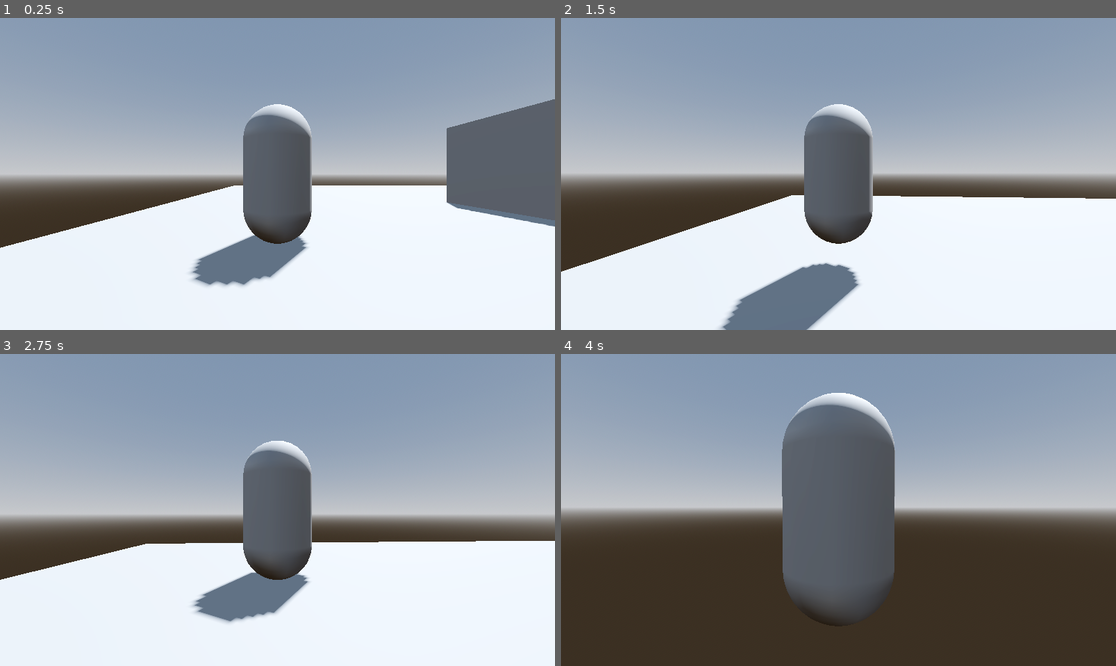
Above: before the commit, frames 1-4 (two rows, left to right).
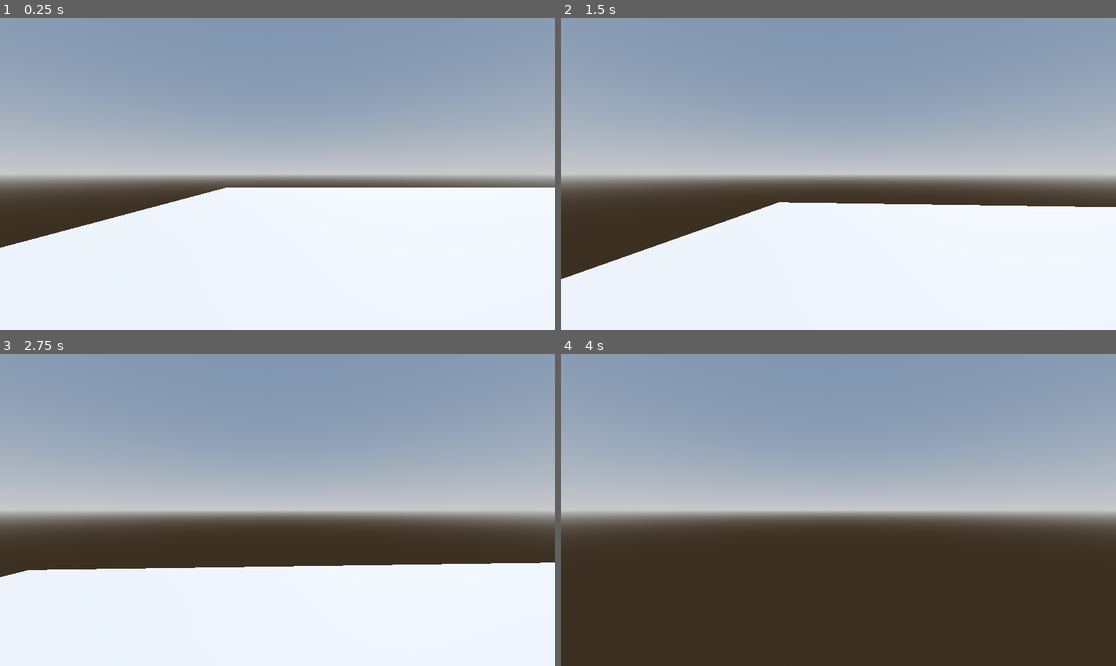
Above: after the commit, the same moments.

Repository: CrispyMD/Escape-The-Establishment
Game: Godot game, scene res://scenes/main_level.tscn
The game is run twice, just before and just after one commit, with the same random seed, the same clock (stepped at 60 frames per second) and the same inputs.
Inputs (mouse positions are in pixels of both pictures, inside the frame that each line leads up to):
- Up to frame 1 (0.25 s): no input
- Up to frame 2 (1.5 s): tap Enter at 0.5 s; move the mouse to (866, 174) at 0.52 s; hold W (forward) from 0.53 s (still down); tap Q (ability) at 0.6, 1.35 s; tap Space (jump) at 0.77 s; move the mouse to (810, 174) at 1.27 s
- Up to frame 3 (2.75 s): keep holding W (forward); tap Space (jump) at 1.52 s; move the mouse to (288, 503) at 2.02 s; tap Q (ability) at 2.1 s
- Up to frame 4 (4 s): keep holding W (forward); move the mouse to (832, 516) at 2.77 s; tap Q (ability) at 2.85, 3.6 s; tap Space (jump) at 3.02, 3.77 s; move the mouse to (877, 513) at 3.52 s

The runs differ from the first frame. In frame 1, 13% of the frame differs, in the area x 4-100%, y 26-86%; in frame 2, 10%; in frame 3, 15%, in the area x 0-100%, y 27-87%; in frame 4, 15%.

Commit message:
Added computer asset

Diff:
--- a/Escape The Establishment/scenes/character.tscn
+++ b/Escape The Establishment/scenes/character.tscn
@@ -20,6 +20,8 @@
 
 [node name="Head" type="Node3D" parent="."]
 
+[node name="Camera3D" type="Camera3D" parent="Head"]
+
 [node name="SpringArm3D" type="SpringArm3D" parent="."]
 shape = SubResource("SeparationRayShape3D_bjyfv")
 spring_length = 3.0
Binary file added: Escape The Establishment/assets/computer.glb
Not shown, added: Escape The Establishment/assets/computer.glb.import
